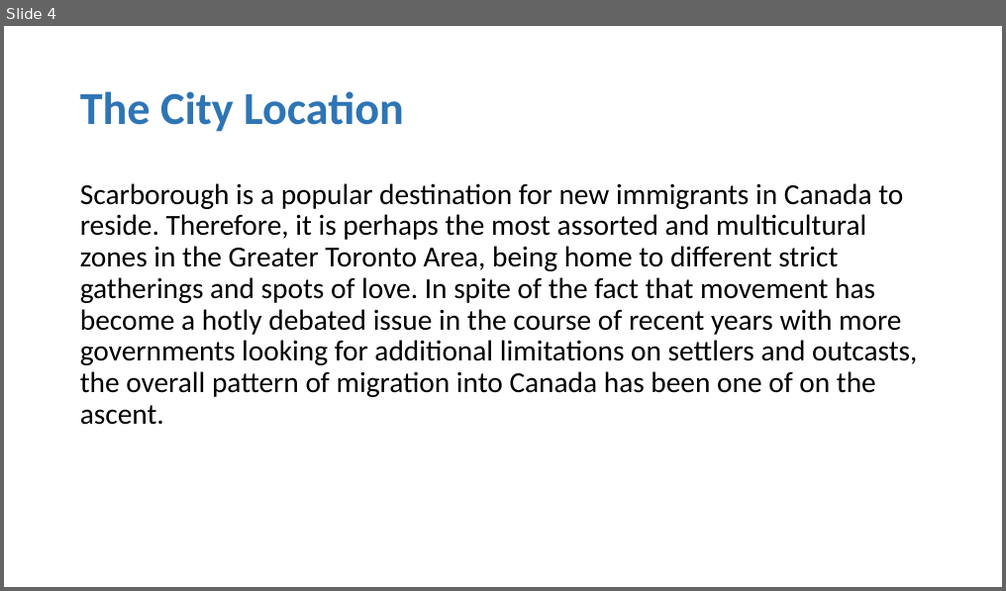
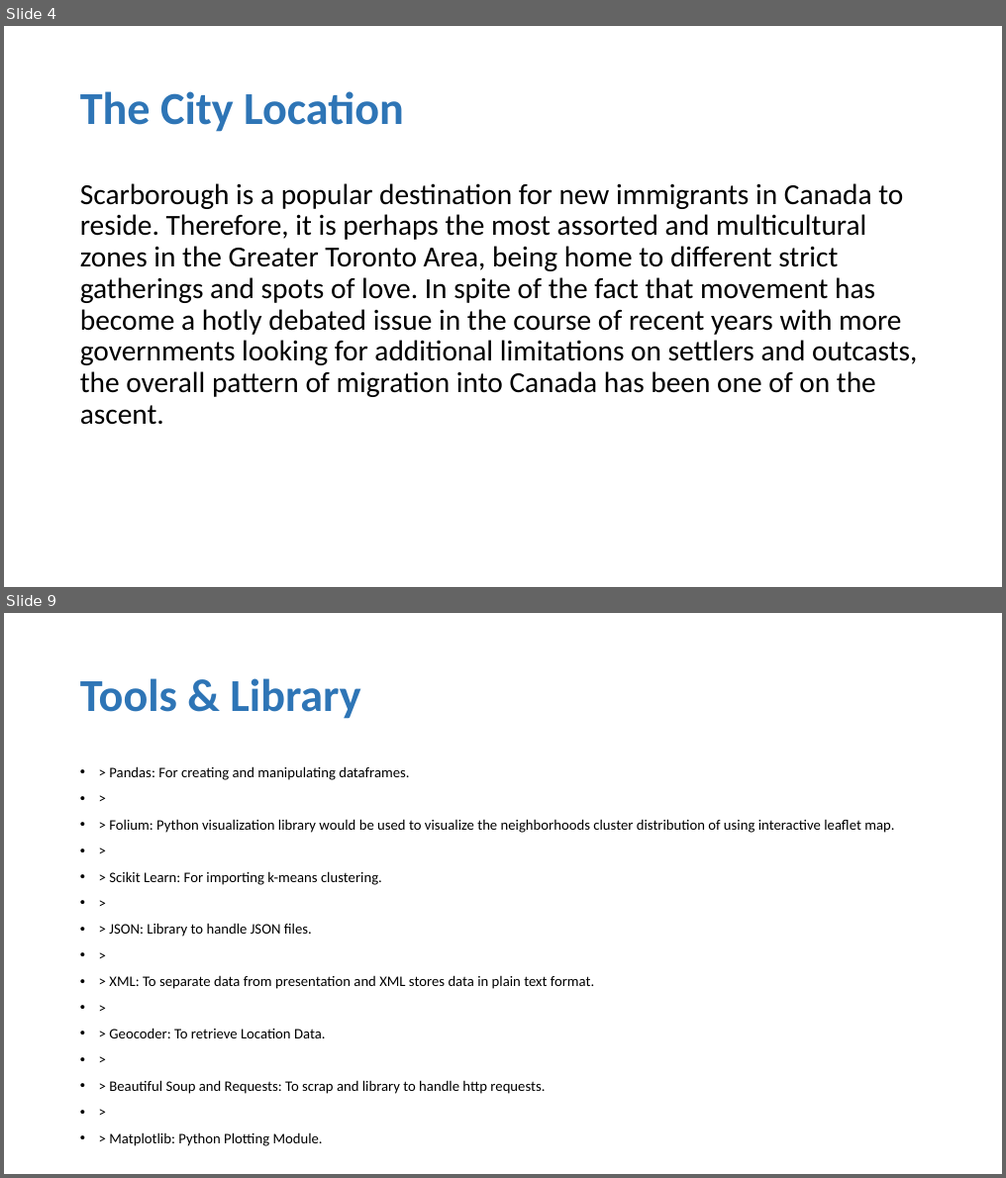
Before and after one commit to shafiq5/Coursera_Capstone, a slide deck: Week5/MyPresentation.pptx. Shown one above the other, each under a label of ours: slide 4 before the commit, slides 4 and 9 after it; the slides between them are not shown. The pictures are 1006x591 and 1006x1178 pixels, drawn with LibreOffice and Linux fonts; fonts in the diff are those of the drawing. Boxes give left, top, right and bottom in pixels: in the first picture for what was removed or moved away, otherwise in the second. Text is boxed around its words. In the diff, an @@ line names an element or a change of style, - is before the commit and + after.

```diff
--- a/Week5/MyPresentation.pptx
+++ b/Week5/MyPresentation.pptx
@@ slide 9 added at bbox=[4, 613, 1002, 1174], background #FFFFFF @@
@@ title added at bbox=[80, 678, 360, 719], 44 pt, text #2E75B6, bold @@
+Tools & Library
@@ text added at bbox=[109, 766, 894, 1094], 14 pt, text #000000 @@
+• > Pandas: For creating and manipulating dataframes.
+• >
+• > Folium: Python visualization library would be used to visualize the neighborhoods cluster distribution of using interactive leaflet map.
+• >
+• > Scikit Learn: For importing k-means clustering.
+• >
+• > JSON: Library to handle JSON files.
+• >
+• > XML: To separate data from presentation and XML stores data in plain text format.
+• >
+• > Geocoder: To retrieve Location Data.
+• >
+• > Beautiful Soup and Requests: To scrap and library to handle http requests.
+• >
+• > Matplotlib: Python Plotting Module.
```
Also in this commit, not shown: 4 slides changed, 8 other slides added, 5 slides removed, 2 other files.
